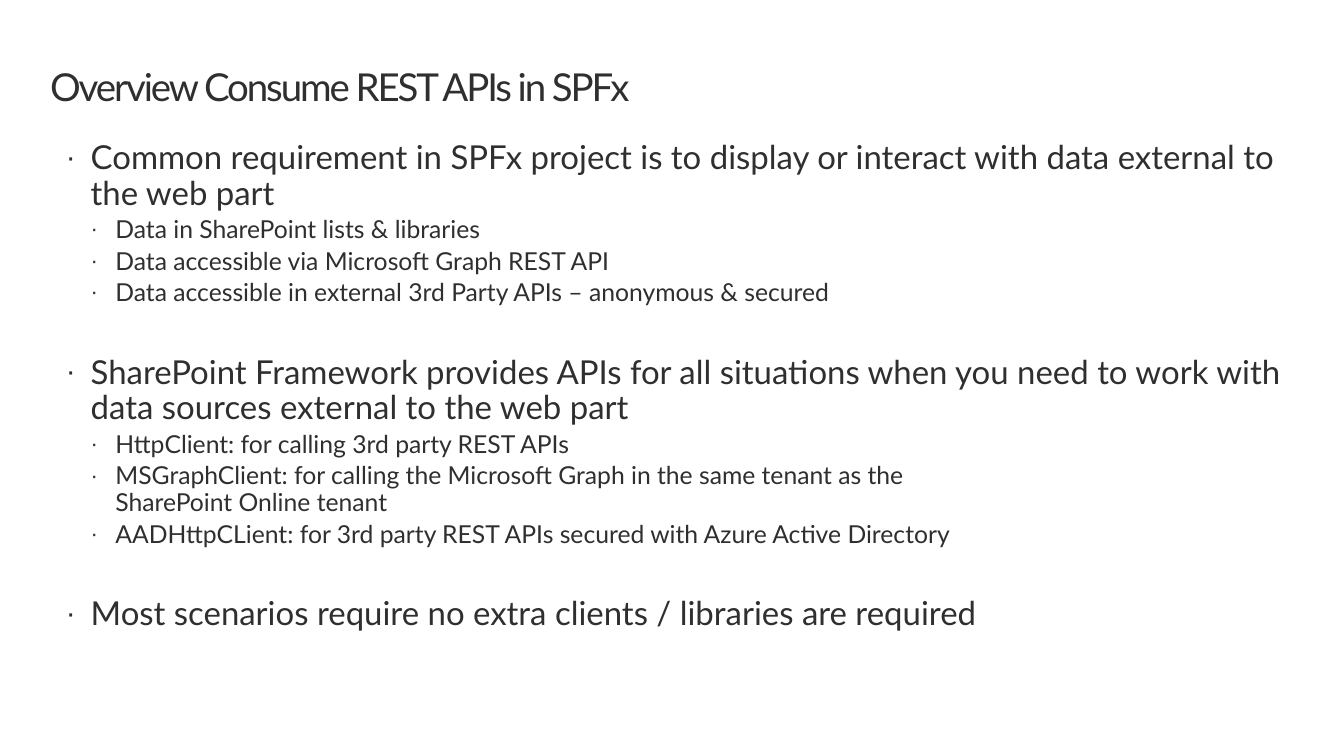
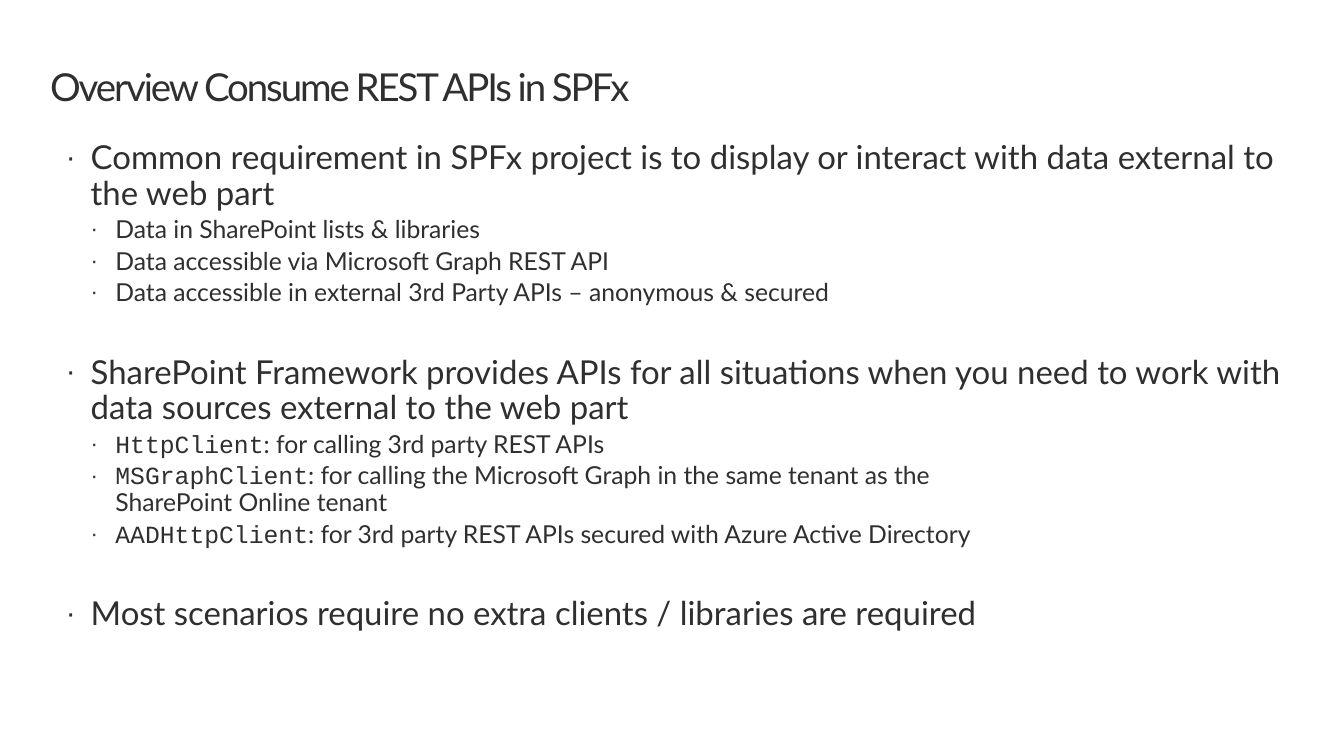
Before and after one commit to SharePoint/sp-dev-training-spfx-graph-3rdpartyapis, a slide deck: slide 3 of 01 httpclient.pptx. Drawn at 1344x756 pixels with LibreOffice and Linux fonts; fonts in the diff are those of the drawing; background and template pictures are left out. Boxes give left, top, right and bottom in pixels: in the first picture for what was removed or moved away, otherwise in the second. Text is boxed around its words. In the diff, an @@ line names an element or a change of style, - is before the commit and + after.

Commit message:
slide typo fixes

```diff
--- a/01 httpclient.pptx
+++ b/01 httpclient.pptx
@@ text at bbox=[115, 435, 930, 511]: font Lato to Courier New in "HttpClient:", "MSGraphClient:" @@
@@ text at bbox=[115, 525, 970, 548]: text changed @@
-  · AADHttpCLient: for 3rd party REST APIs secured with Azure Active Directory
+  · AADHttpClient: for 3rd party REST APIs secured with Azure Active Directory
```
Also in this commit, not shown: 1 other slide changed, 1 other file.
